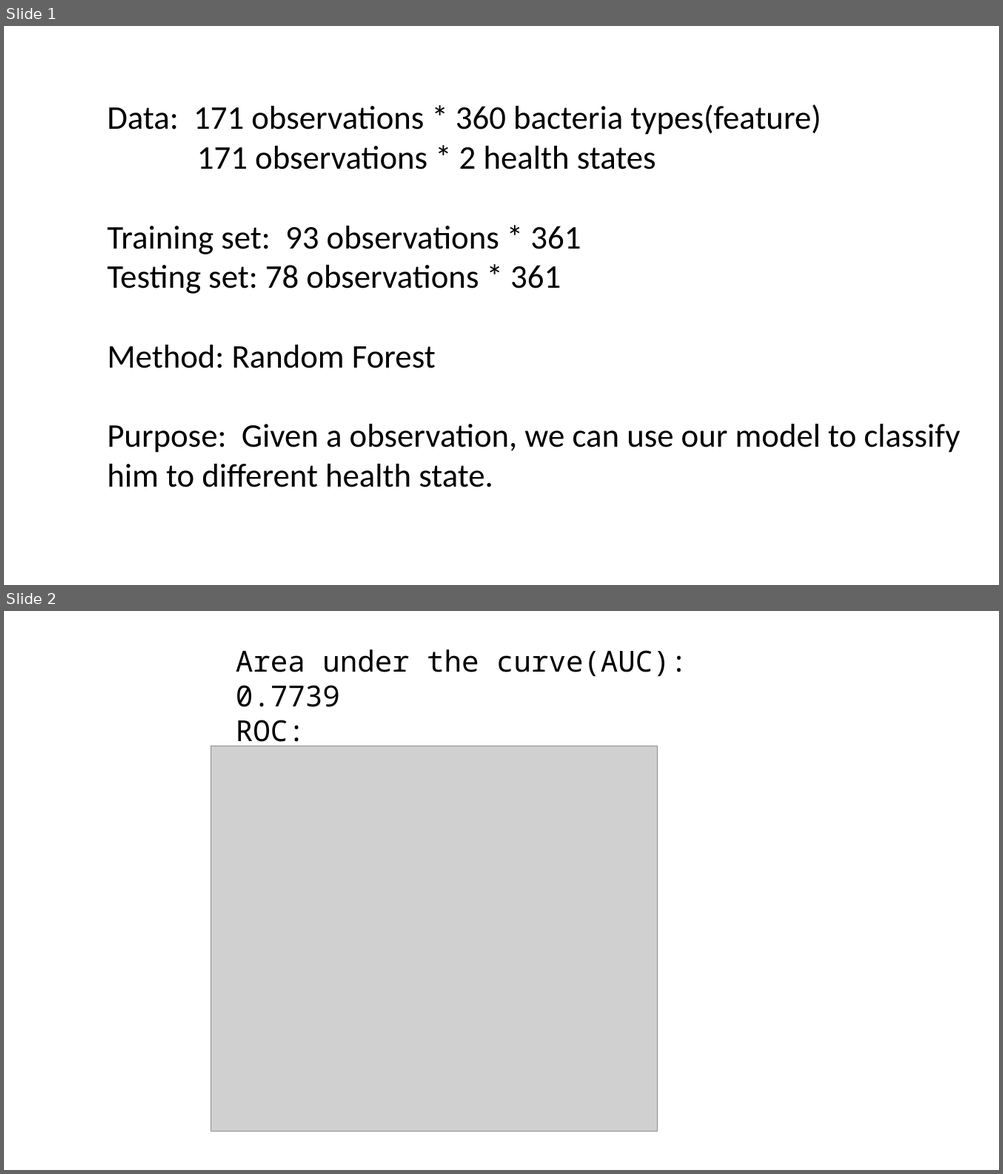
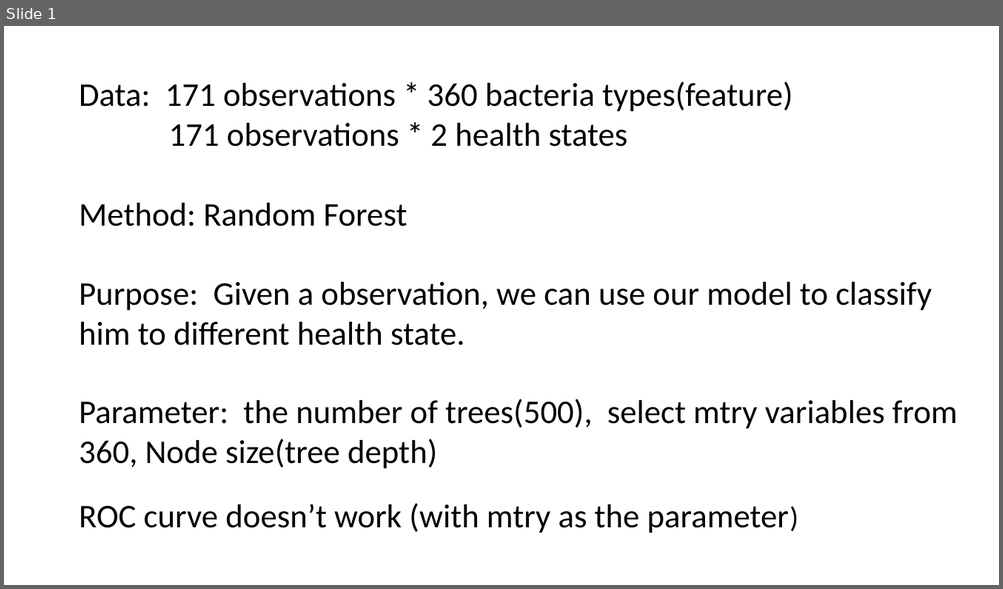
Before and after one commit to juyanmei/Digging-into-Metagenomic-Data, a slide deck: rf_Ningyu.pptx. Shown one above the other, each under a label of ours: slides 1 and 2 before the commit, slide 1 after it. The pictures are 1003x1174 and 1003x589 pixels, drawn with LibreOffice and Linux fonts; fonts in the diff are those of the drawing; grey boxes stand for pictures. Boxes give left, top, right and bottom in pixels: in the first picture for what was removed or moved away, otherwise in the second. Text is boxed around its words. In the diff, an @@ line names an element or a change of style, - is before the commit and + after.

```diff
--- a/rf_Ningyu.pptx
+++ b/rf_Ningyu.pptx
@@ slide 2 removed at bbox=[4, 611, 999, 1170], background #FFFFFF @@
@@ text removed at bbox=[236, 649, 687, 749] @@
-Area under the curve(AUC): 0.7739
-ROC:
@@ picture removed at bbox=[210, 746, 657, 1132] @@
@@ slide 1 changed as well @@
@@ text "Data: 171 observations * 360 ...": place and size @@
-text "Data: 171 observations * 360 ..." at bbox=[107, 104, 960, 488]
+text "Data: 171 observations * 360 ..." at bbox=[79, 82, 931, 346]
@@ text at bbox=[107, 226, 580, 294]: paragraphs removed @@
-Training set: 93 observations * 361
-Testing set: 78 observations * 361
@@ text added at bbox=[79, 399, 957, 469], 32 pt, text #000000 @@
+Parameter: the number of trees(500), select mtry variables from
+360, Node size(tree depth)
@@ text added at bbox=[79, 503, 788, 534], 32 pt, text #000000 @@
+ROC curve doesn’t work (with mtry as the parameter)
```
Also in this commit, not shown: 6 slides added, 12 other files.
